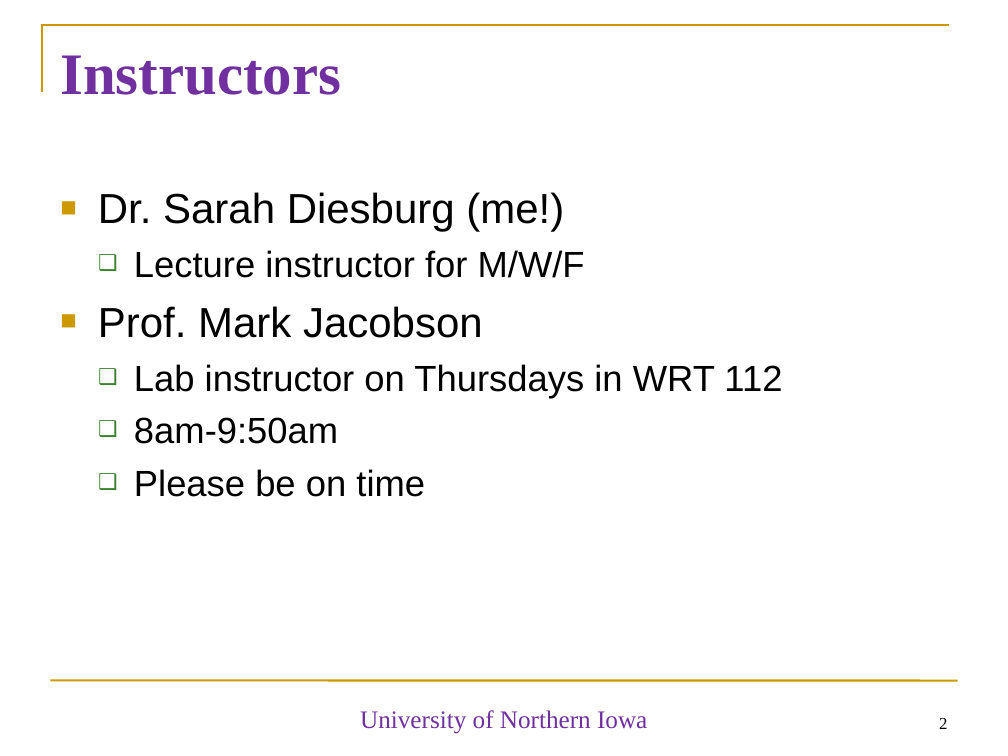
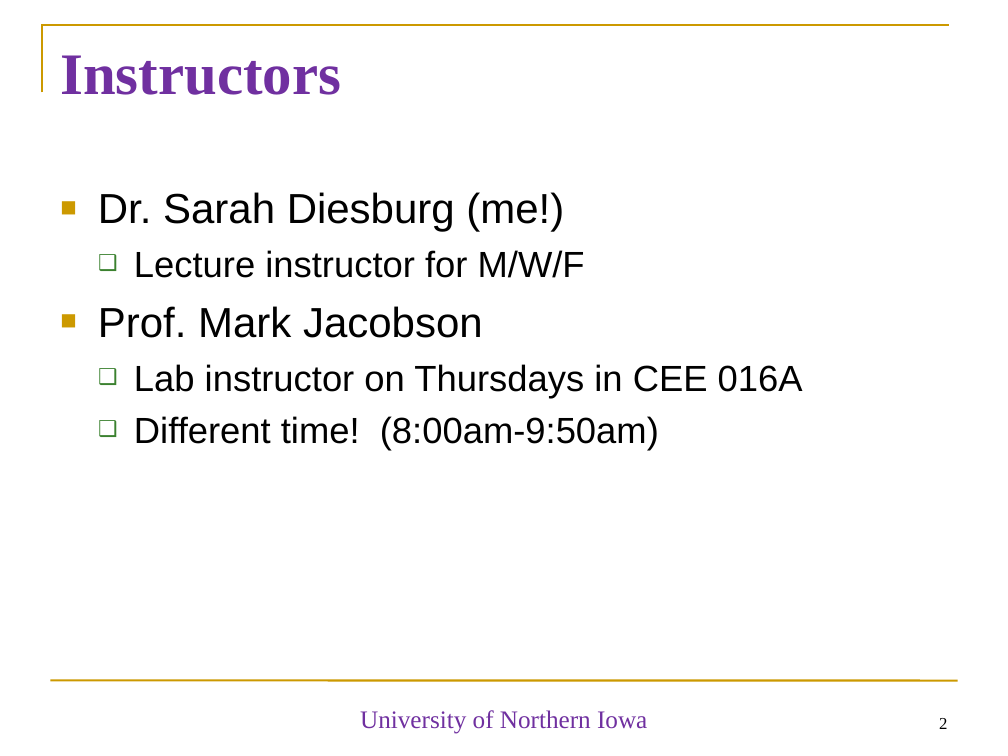
Before and after one commit to diesburg/cs1510_sp26, a slide deck: slide 2 of sessions/intro/intro.ppt. Drawn at 1008x756 pixels with LibreOffice and Linux fonts; fonts in the diff are those of the drawing. Boxes give left, top, right and bottom in pixels: in the first picture for what was removed or moved away, otherwise in the second. Text is boxed around its words. In the diff, an @@ line names an element or a change of style, - is before the commit and + after.

```diff
--- a/sessions/intro/intro.ppt
+++ b/sessions/intro/intro.ppt
@@ text at (x1=134, y1=364, x2=803, y2=451): text changed @@
-  ❑ Lab instructor on Thursdays in WRT 112
-  ❑ 8am-9:50am
-  ❑ Please be on time
+  ❑ Lab instructor on Thursdays in CEE 016A
+  ❑ Different time! (8:00am-9:50am)
```
Also in this commit, not shown: 3 other slides changed, 1 slide added, 1 other file.
